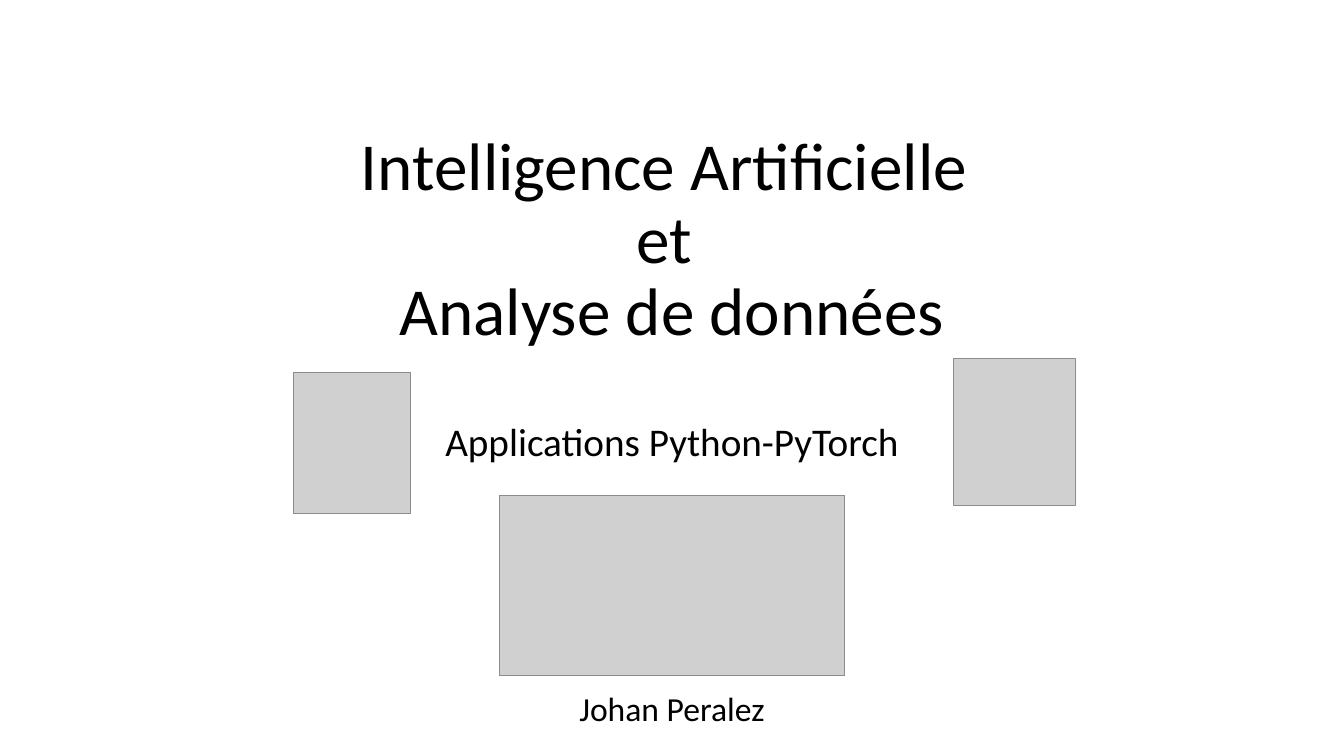
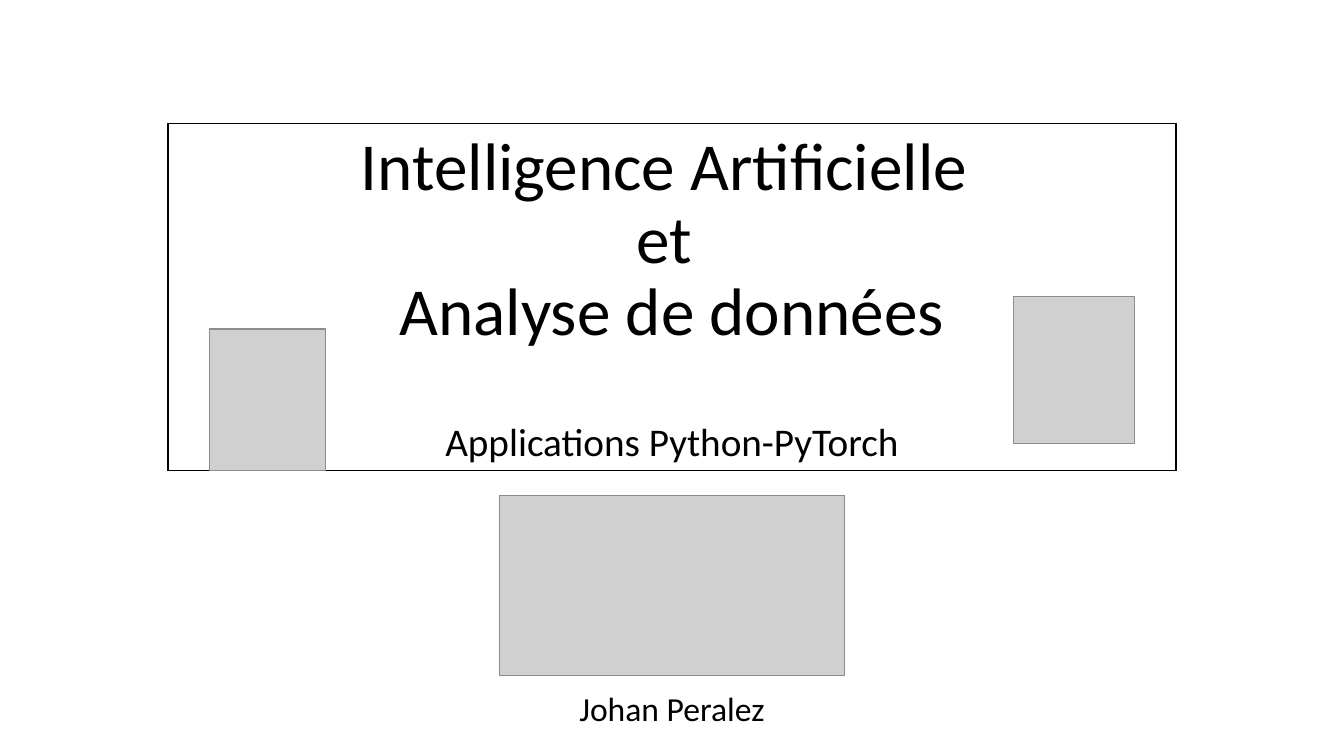
Before and after one commit to jolindien-git/jolindien-git.github.io, a slide deck: slide 1 of Intelligence Artificielle et Analyse de donnees.pptx. Drawn at 1344x756 pixels with LibreOffice and Linux fonts; fonts in the diff are those of the drawing; grey boxes stand for pictures. Boxes give left, top, right and bottom in pixels: in the first picture for what was removed or moved away, otherwise in the second. Text is boxed around its words. In the diff, an @@ line names an element or a change of style, - is before the commit and + after.

```diff
--- a/Intelligence Artificielle et Analyse de donnees.pptx
+++ b/Intelligence Artificielle et Analyse de donnees.pptx
@@ title "Intelligence Artificielle et Analyse de ...": place and size @@
-title "Intelligence Artificielle et Analyse de ..." at bbox=[361, 143, 966, 463]
+title "Intelligence Artificielle et Analyse de ..." at bbox=[168, 124, 1177, 471]
@@ title "Intelligence Artificielle et Analyse de ..." at bbox=[168, 124, 1177, 471]: fill none to #FFFFFF; outline none to #000000 1 pt @@
@@ picture: place and size @@
-picture at bbox=[954, 359, 1076, 506]
+picture at bbox=[1013, 296, 1135, 444]
@@ picture: place and size @@
-picture at bbox=[293, 372, 410, 513]
+picture at bbox=[210, 329, 327, 470]
```
Also in this commit, not shown: 3 other slides changed, 6 slides added, 1 slide removed, 4 other files.
